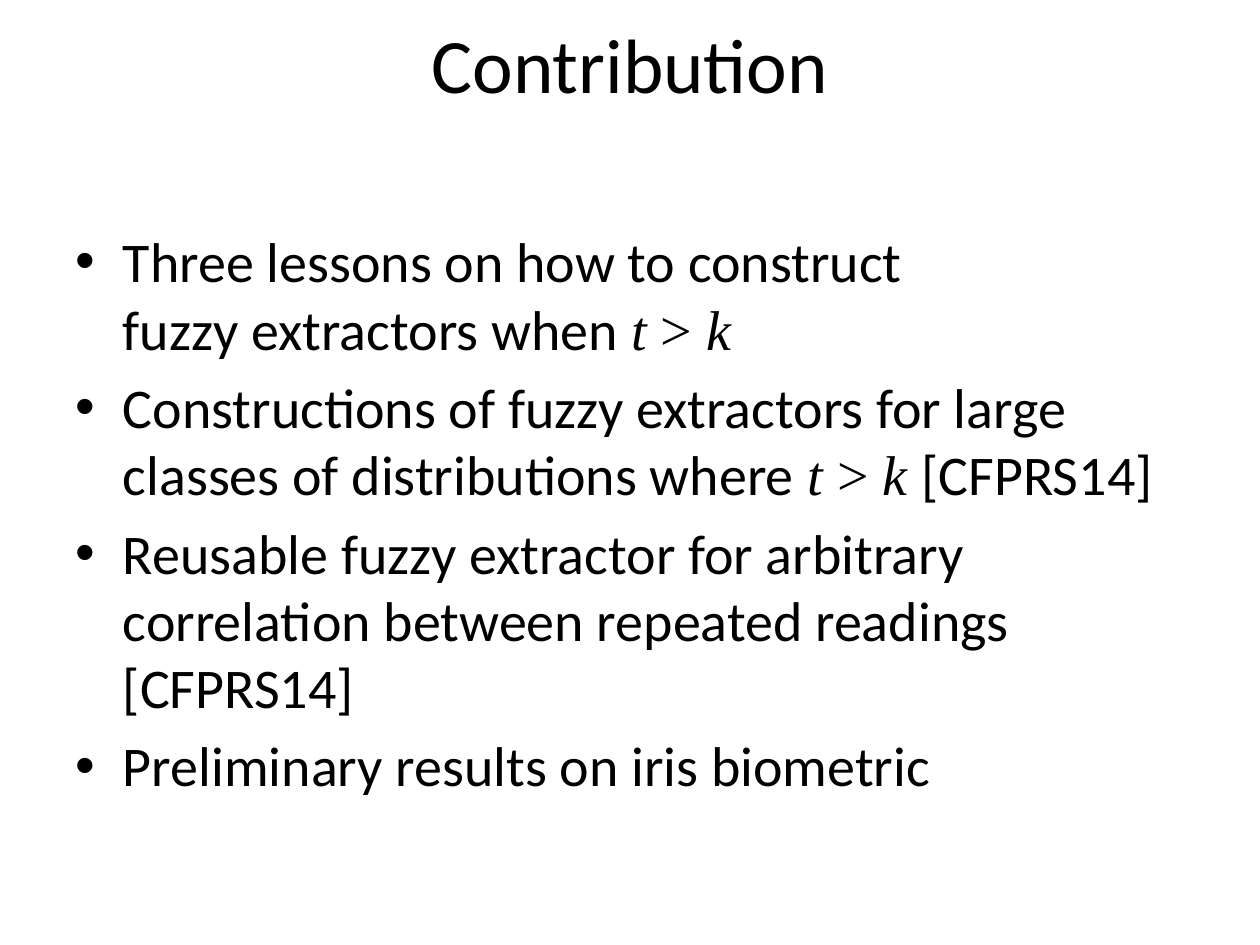
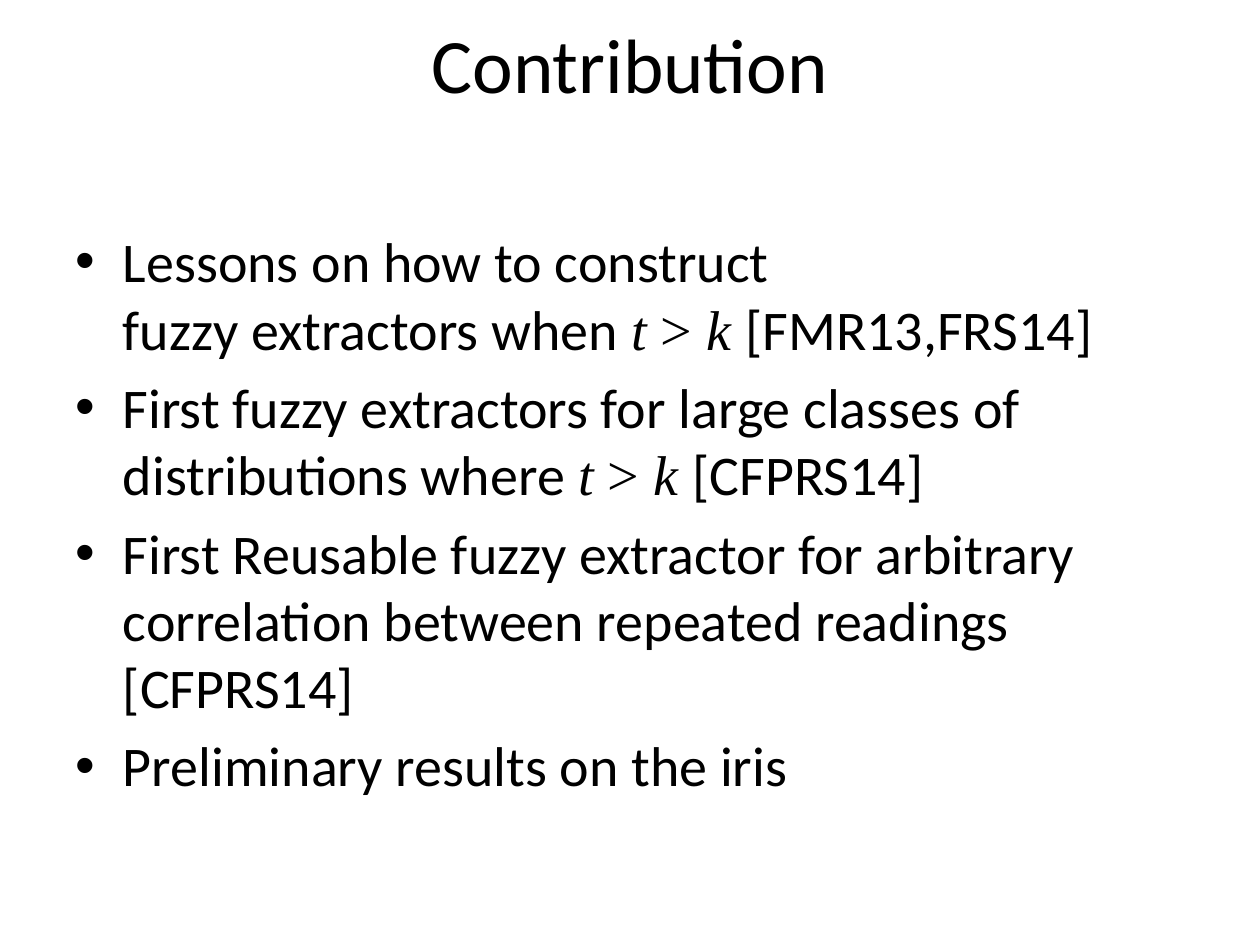
Before and after one commit to xianruimeng/comp-fuzzy-ext, a slide deck: slide 10 of Haifa-KeyDerivation.pptx. Drawn at 1260x945 pixels with LibreOffice and Linux fonts; fonts in the diff are those of the drawing. Boxes give left, top, right and bottom in pixels: in the first picture for what was removed or moved away, otherwise in the second. Text is boxed around its words. In the diff, an @@ line names an element or a change of style, - is before the commit and + after.

```diff
--- a/Haifa-KeyDerivation.pptx
+++ b/Haifa-KeyDerivation.pptx
@@ text at <box>123,243,1092,795</box>: text changed @@
-• Three lessons on how to construct
-  fuzzy extractors when t > k
-• Constructions of fuzzy extractors for large classes of distributions where t > k [CFPRS14]
-• Reusable fuzzy extractor for arbitrary correlation between repeated readings [CFPRS14]
-• Preliminary results on iris biometric
+• Lessons on how to construct
+  fuzzy extractors when t > k [FMR13,FRS14]
+• First fuzzy extractors for large classes of distributions where t > k [CFPRS14]
+• First Reusable fuzzy extractor for arbitrary correlation between repeated readings [CFPRS14]
+• Preliminary results on the iris
```
Also in this commit, not shown: 9 other slides changed, 1 slide added.
